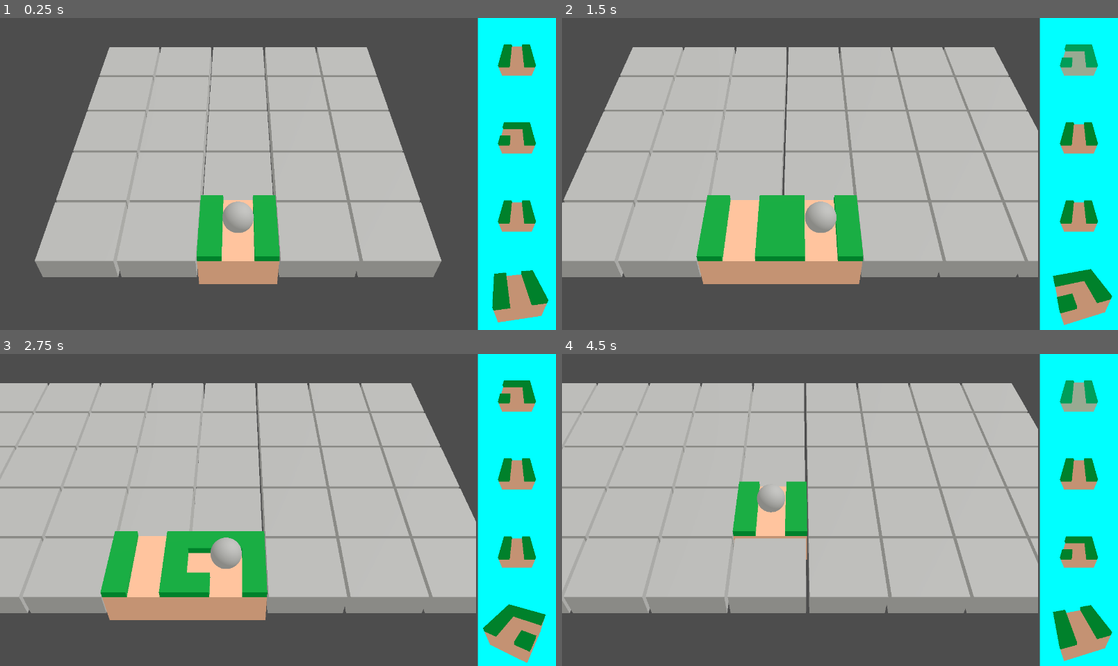
Above: before the commit, frames 1-4 (two rows, left to right).
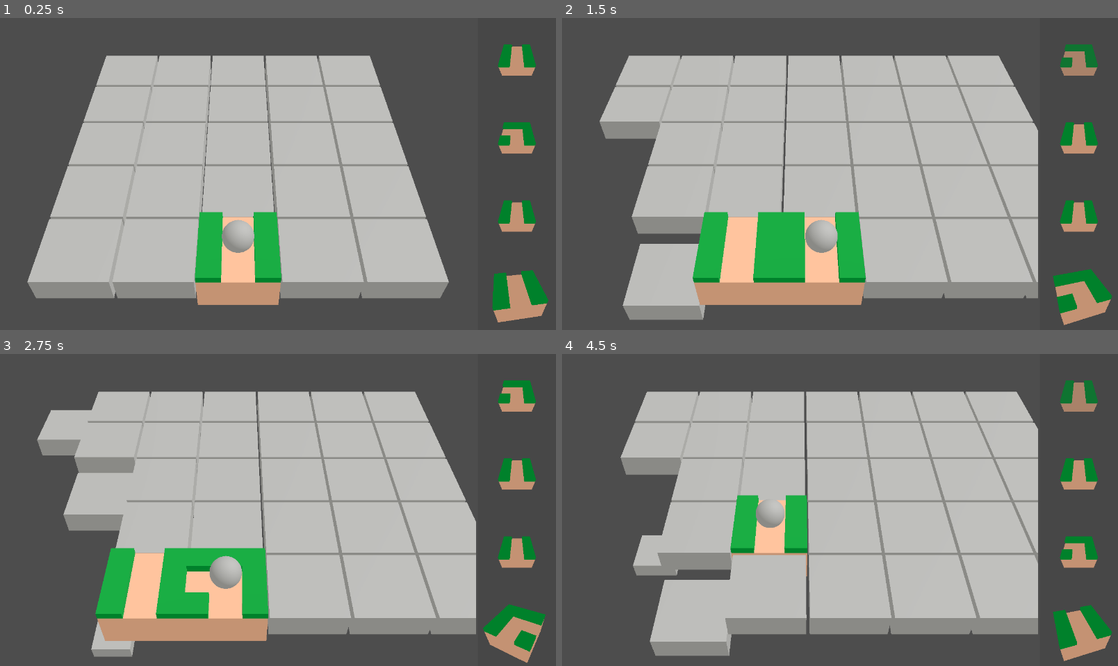
Above: after the commit, the same moments.

Repository: Pro1d/code4cause
Game: Godot game, scene res://scenes/main/GameMain.tscn
The game is run twice, just before and just after one commit, with the same random seed, the same clock (stepped at 60 frames per second) and the same inputs.
Inputs:
- Up to frame 1 (0.25 s): no input
- Up to frame 2 (1.5 s): tap Enter (ui_accept) at 0.5, 0.77 s; hold D (move_right) 0.53-1.28 s; hold Tab (ui_focus_next) 0.53-1.28 s; hold S (move_down) from 1.28 s (still down); tap Tab (ui_focus_next) at 1.35 s
- Up to frame 3 (2.75 s): tap Enter (ui_accept) at 1.52 s; release S (move_down) at 2.03 s; hold D (move_right) from 2.03 s (still down); hold Tab (ui_focus_next) from 2.03 s (still down)
- Up to frame 4 (4.5 s): release D (move_right) at 2.78 s; release Tab (ui_focus_next) at 2.78 s; hold W (move_up) 2.78-3.53 s; tap Tab (ui_focus_next) at 2.85, 4.35 s; tap Enter (ui_accept) at 3.02, 3.77 s; hold Tab (ui_focus_next) 3.53-4.28 s; hold A (move_left) from 3.53 s (still down)

The runs differ from the first frame. In frame 1, 26% of the frame differs, in the area x 4-100%, y 0-100%; in frame 2, 36%; in frame 3, 40%; in frame 4, 41%, in the area x 0-100%, y 0-100%.

Commit message:
Rework fast

Diff:
--- /dev/null
+++ b/scenes/game/game_scene.gd
@@ -0,0 +1,34 @@
+class_name GameScene
+extends Node3D
+signal tile_placed
+
+@onready var grid: PlacementGrid = %TileGrid
+@onready var camera: Camera3D = %Camera3D
+@onready var input_controller: InputController = %InputController
+
+var next_tile: PackedScene : set = set_next_tile
+var cell_size: float= 0
+var camera_offset_x :float = 0
+
+func _ready() -> void:
+	cell_size = grid.cell_size
+	input_controller.tile_grid = grid
+	camera_offset_x = grid.grid_offset.x -(3*cell_size)/2
+	camera.global_position.x = camera_offset_x
+
+	grid.tile_placed.connect(on_tile_placed)
+	input_controller.add_row.connect(add_row)
+
+func on_tile_placed() -> void:
+	tile_placed.emit()
+
+func set_next_tile(nt: PackedScene) -> void:
+	grid.placing_tile_scene = nt
+	grid.move(Vector2i.ZERO)
+
+func add_row() -> void:
+	grid.add_row()
+	camera_offset_x += cell_size
+
+func _process(delta: float) -> void:
+	camera.global_position.x = lerpf(camera.global_position.x, camera_offset_x, delta)
--- a/scenes/prototype/grid_placement_scene.tscn
+++ b/scenes/game/game_scene.tscn
@@ -1,31 +1,28 @@
 [gd_scene load_steps=5 format=3 uid="uid://5j3nkd57dwpk"]
 
+[ext_resource type="Script" path="res://scenes/game/game_scene.gd" id="1_x51h5"]
 [ext_resource type="Script" path="res://scripts/prototype/placement_grid.gd" id="1_xpw66"]
 [ext_resource type="PackedScene" uid="uid://depdfa24xcvji" path="res://scenes/prototype/tile.tscn" id="2_aevgb"]
 [ext_resource type="Script" path="res://scripts/prototype/grid_movement_controller.gd" id="3_usuh6"]
-[ext_resource type="PackedScene" uid="uid://cn3y8ibk3d1r8" path="res://resources/placeholder/tile_straight.tscn" id="4_gssdw"]
 
-[node name="GridPlacementScene" type="Node3D"]
+[node name="GameScene" type="Node3D"]
+script = ExtResource("1_x51h5")
 
 [node name="Camera3D" type="Camera3D" parent="."]
-transform = Transform3D(1, 0, 0, 0, 0.707107, 0.707107, 0, -0.707107, 0.707107, 0, 5, 2)
+unique_name_in_owner = true
+transform = Transform3D(1, 0, 0, 0, 0.707107, 0.707107, 0, -0.707107, 0.707107, 0, 5, 4.2)
 current = true
 fov = 35.0
 size = 5.0
 
 [node name="TileGrid" type="Node3D" parent="."]
+unique_name_in_owner = true
 script = ExtResource("1_xpw66")
 tile_scene = ExtResource("2_aevgb")
 
 [node name="DirectionalLight3D" type="DirectionalLight3D" parent="."]
 transform = Transform3D(0.863879, -0.0264756, 0.503002, -0.503699, -0.0454077, 0.862685, 0, -0.998618, -0.0525625, 0, 0, 0)
 
-[node name="GridMovementController" type="Node3D" parent="."]
+[node name="InputController" type="Node" parent="."]
+unique_name_in_owner = true
 script = ExtResource("3_usuh6")
-
-[node name="SubViewport" type="SubViewport" parent="."]
-
-[node name="Preview" type="Node3D" parent="."]
-
-[node name="TileStraight" parent="Preview" instance=ExtResource("4_gssdw")]
-transform = Transform3D(1, 0, 0, 0, 1, 0, 0, 0, 1, -3.2978, 0, 0)
--- a/scenes/main/GameMain.tscn
+++ b/scenes/main/GameMain.tscn
@@ -1,6 +1,6 @@
 [gd_scene load_steps=4 format=3 uid="uid://dup7r0nrptxj"]
 
-[ext_resource type="PackedScene" uid="uid://5j3nkd57dwpk" path="res://scenes/prototype/grid_placement_scene.tscn" id="1_5yrsn"]
+[ext_resource type="PackedScene" uid="uid://5j3nkd57dwpk" path="res://scenes/game/game_scene.tscn" id="1_5yrsn"]
 [ext_resource type="Script" path="res://scenes/main/game_main.gd" id="1_uhk2i"]
 [ext_resource type="PackedScene" uid="uid://btlhmdbpe6gqk" path="res://scenes/main/tile_viewport_container.tscn" id="3_f2sao"]
 
@@ -27,7 +27,7 @@
 size = Vector2i(1170, 768)
 render_target_update_mode = 4
 
-[node name="GridPlacementScene" parent="HBoxContainer/SubViewportContainer/SubViewport" instance=ExtResource("1_5yrsn")]
+[node name="GameScene" parent="HBoxContainer/SubViewportContainer/SubViewport" instance=ExtResource("1_5yrsn")]
 unique_name_in_owner = true
 
 [node name="MarginContainer" type="MarginContainer" parent="HBoxContainer"]
@@ -36,7 +36,7 @@
 [node name="ColorRect" type="ColorRect" parent="HBoxContainer/MarginContainer"]
 custom_minimum_size = Vector2(192, 0)
 layout_mode = 2
-color = Color(0, 1, 1, 1)
+color = Color(0, 0, 0, 0.0745098)
 
 [node name="NextTiles" type="VBoxContainer" parent="HBoxContainer/MarginContainer/ColorRect"]
 unique_name_in_owner = true
--- a/scenes/main/game_main.gd
+++ b/scenes/main/game_main.gd
@@ -1,7 +1,7 @@
 extends MarginContainer
 
 @onready var next_tiles_holders : Container = %NextTiles
-@onready var grid: PlacementGrid = %GridPlacementScene/TileGrid
+@onready var game_scene : GameScene = %GameScene
 
 var all_tiles_scene : Array[PackedScene] = [
 	preload("res://resources/placeholder/tile_straight.tscn"),
@@ -15,9 +15,8 @@
 	for i in next_tiles_length:
 		add_next_tile()
 	update_all_tiles()
-	grid.placing_tile_scene = next_tiles[0]
-	grid.tile_placed.connect(_on_tile_placed)
-	grid.move(Vector2i(0,0))
+	game_scene.tile_placed.connect(_on_tile_placed)
+	game_scene.next_tile = next_tiles[0]
 
 func add_next_tile() -> void:
 	next_tiles.append(all_tiles_scene.pick_random())
@@ -26,7 +25,7 @@
 	add_next_tile()
 	next_tiles.pop_front()
 	change_to_next_tiles()
-	grid.placing_tile_scene = next_tiles[0]
+	game_scene.next_tile = next_tiles[0]
 
 func update_all_tiles() -> void:
 	for i in range(next_tiles_holders.get_child_count() - 1):
--- a/scripts/prototype/grid_movement_controller.gd
+++ b/scripts/prototype/grid_movement_controller.gd
@@ -1,14 +1,8 @@
-class_name grid_movement_controller
-extends Node3D
+class_name InputController
+extends Node
+signal add_row
 
-@onready var tile_grid: PlacementGrid = $"../TileGrid"
-
-var input_direction: Vector2 = Vector2.ZERO
-
-# Called when the node enters the scene tree for the first time.
-func _ready() -> void:
-	pass # Replace with function body.
-
+var tile_grid: PlacementGrid
 
 func _input(event: InputEvent) -> void:
 	if(event.is_action_pressed("move_up")):
@@ -26,4 +20,4 @@
 	elif(event.is_action_pressed("ui_accept")):
 		tile_grid.place_tile()
 	elif(event.is_action_pressed("ui_focus_next")):
-		tile_grid.draw_next()
+		add_row.emit()
--- a/scripts/prototype/placement_cell.gd
+++ b/scripts/prototype/placement_cell.gd
@@ -37,6 +37,11 @@
 
 func delete() -> void:
 	is_set = false
+	var tween := create_tween()
+	tween.tween_interval(0.1 - global_position.z/3)
+	tween.tween_property(self, "global_position:y", -30.0, 1.0) \
+		.set_ease(Tween.EASE_IN).set_trans(Tween.TRANS_QUAD)
+	tween.tween_callback(queue_free)
 	reset()
 
 func redraw_child(new_is_set:bool, scene: PackedScene) -> void:
--- a/scripts/prototype/placement_grid.gd
+++ b/scripts/prototype/placement_grid.gd
@@ -7,7 +7,6 @@
 @export var cell_size: float = 1.0
 
 @export var tile_scene: PackedScene
-@onready var camera: Camera3D
 var placing_tile_scene: PackedScene
 
 var cells: Array
@@ -17,21 +16,17 @@
 var camera_offset_x :float = 0
 
 func _ready() -> void:
-	camera = get_parent().find_child("Camera3D")
-	grid_offset.z = -cell_size*height/2
-	camera_offset_x = -(3*cell_size)/2
 
 	InitializeGrid()
 	current_pos = Vector2(2,0)
 	current_cell = cells[current_pos.x][current_pos.y]
 	current_cell.highlight(placing_tile_scene)
-	camera.global_position.x = grid_offset.x + camera_offset_x
 
 
 func InitializeGrid() -> void:
 	print(cell_size)
 	for i:int in width:
-		generate_row()
+		_generate_row()
 
 func move(dir: Vector2i) -> void:
 	current_cell.reset()
@@ -57,16 +52,15 @@
 		tile_placed.emit()
 
 
-func draw_next()->void:
-	delete_first_row()
+func add_row()->void:
+	_delete_first_row()
 	current_pos += Vector2i.LEFT
 	if(current_pos.x < 0):
 		current_pos.x = 0
 		move(Vector2i.ZERO)
-	#shift_back()
-	generate_row()
+	_generate_row()
 
-func delete_first_row() -> void:
+func _delete_first_row() -> void:
 	for i in (cells[0] as Array[PlacementCell]):
 		i.delete()
 	cells.pop_front()
@@ -79,7 +73,7 @@
 			(cells[i][j-1] as PlacementCell).redraw_child(old_cell.is_set, old_cell.current_tile_scene)
 			old_cell.delete()
 
-func generate_row()->void:
+func _generate_row()->void:
 	cells.append([])
 	var i := len(cells) - 1
 	grid_offset.x += cell_size
@@ -87,12 +81,6 @@
 		# Instantiate cell
 		var cell: PlacementCell = tile_scene.instantiate()
 		add_child(cell)
-
-		# Set 3D position
 		cell.global_position = grid_offset + Vector3(cell_size / 2.0, 0.0, -j * cell_size + cell_size / 2.0)
 
 		(cells[i] as Array).append(cell)
-		print("%d: %s" % [get_child_count(), cell.global_position])
-
-func _process(delta: float) -> void:
-	camera.global_position.x = lerpf(camera.global_position.x, grid_offset.x + camera_offset_x, delta)
